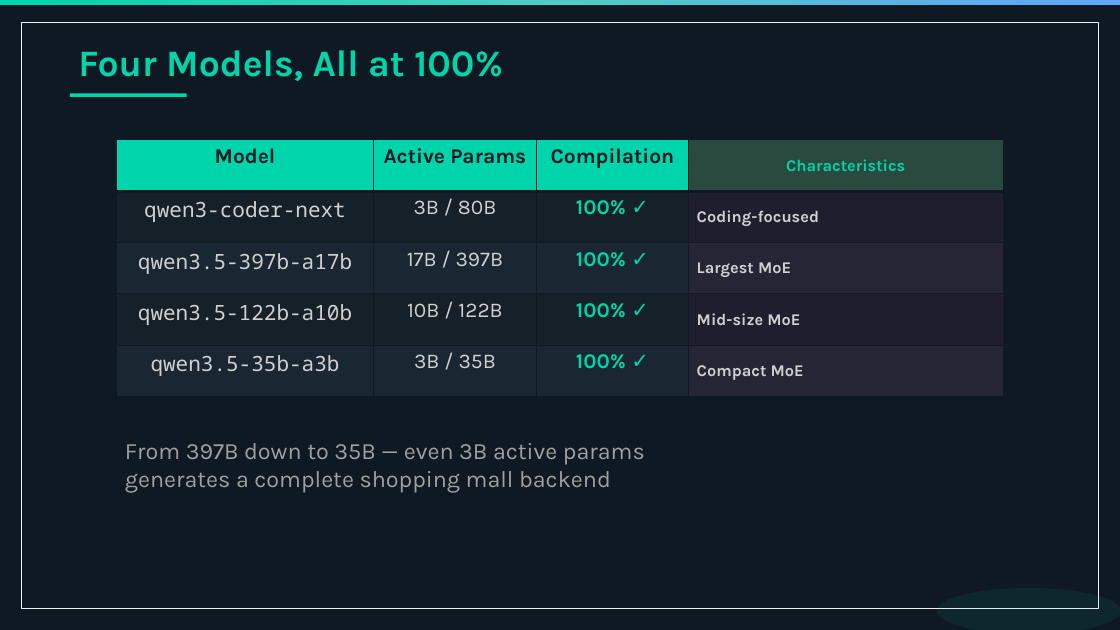
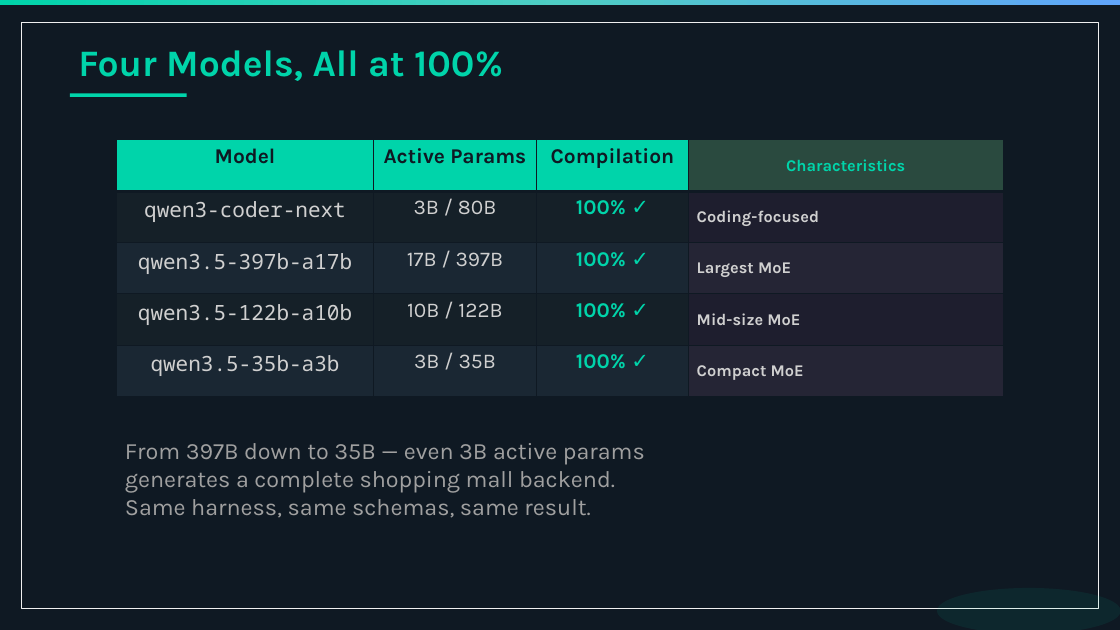
Before and after one commit to ignithex/autobe-llm-agent-code, a slide deck: slide 19 of website/public/seminars/qwen-korea-meetup-20260326.pptx. Drawn at 1120x630 pixels with LibreOffice and Linux fonts; fonts in the diff are those of the drawing. Boxes give left, top, right and bottom in pixels: in the first picture for what was removed or moved away, otherwise in the second. Text is boxed around its words. In the diff, an @@ line names an element or a change of style, - is before the commit and + after.

Commit message:
feat(website): harness wording. (#1211)
* feat(website): harness wording

* more things

* fix it

```diff
--- a/website/public/seminars/qwen-korea-meetup-20260326.pptx
+++ b/website/public/seminars/qwen-korea-meetup-20260326.pptx
@@ text at box(125, 443, 645, 518): text changed @@
-From 397B down to 35B — even 3B active params
-generates a complete shopping mall backend
+From 397B down to 35B — even 3B active params
+generates a complete shopping mall backend.
+Same harness, same schemas, same result.
```
Also in this commit, not shown: 24 other slides changed, 1 other file.
